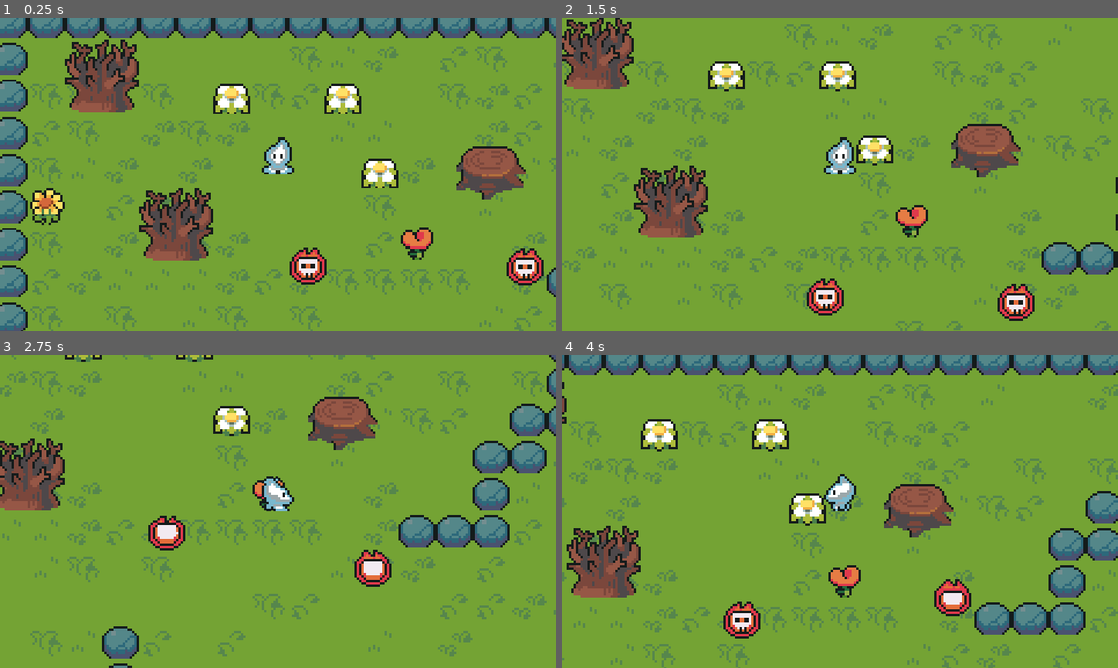
Above: before the commit, frames 1-4 (two rows, left to right).
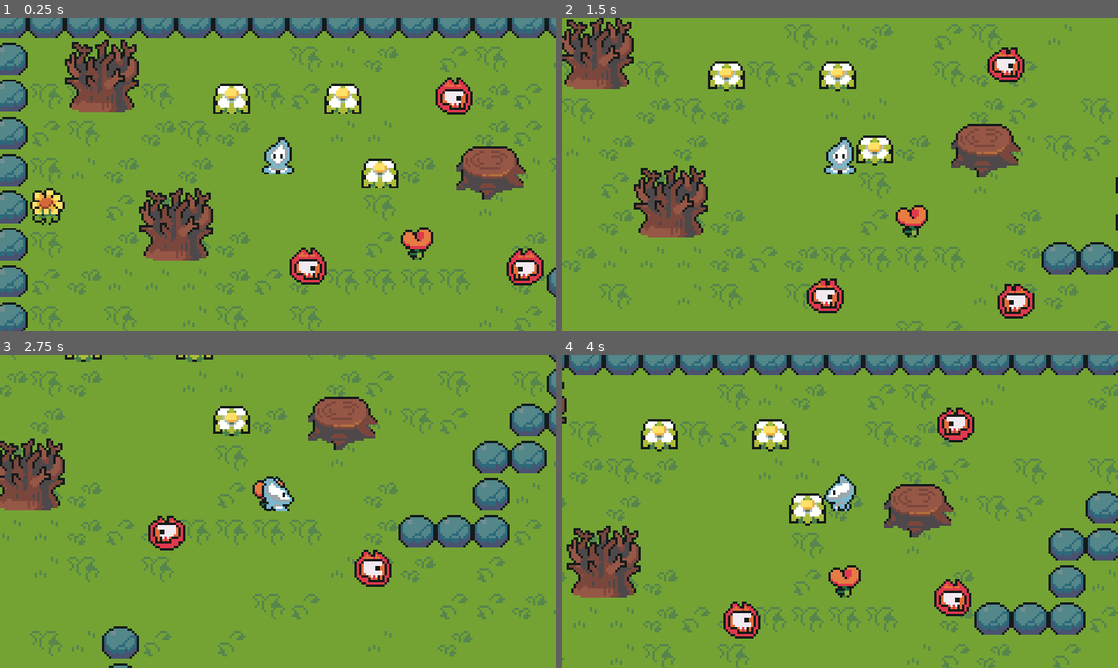
Above: after the commit, the same moments.

Repository: KadirKuruca/ActionRPG
Game: Godot game, scene res://scenes/world.tscn
Same seed, same stepped clock (60 frames per second), same inputs: the game is played once before the commit and once after it.
Inputs:
- Up to frame 1 (0.25 s): no input
- Up to frame 2 (1.5 s): hold Right (ui_right) 0.53-1.28 s; hold Down (ui_down) from 1.28 s (still down)
- Up to frame 3 (2.75 s): release Down (ui_down) at 2.03 s; hold Right (ui_right) from 2.03 s (still down)
- Up to frame 4 (4 s): release Right (ui_right) at 2.78 s; hold Up (ui_up) 2.78-3.53 s; hold Left (ui_left) from 3.53 s (still down)

The runs differ from the first frame. In frame 1, 1.1% of the frame differs, in the area x 52-97%, y 19-86%; in frame 2, 1.1%; in frame 3, 0.3%; in frame 4, 0.9%.

Commit message:
Implement player-enemy collision

Diff:
--- a/enemies/skull.gd
+++ b/enemies/skull.gd
@@ -25,11 +25,16 @@
 	startPosition = tempEnd
 
 func updateAnimation():
-	var animationName = "walk_up"
-	if velocity.y > 0:
-		animationName = "walk_down"
+	if velocity.length() == 0:
+		if animated_sprite_2d.is_playing():
+			animated_sprite_2d.stop()
+	else:
+		var direction = "down"
+		if velocity.x < 0: direction = "left"
+		elif velocity.x > 0: direction = "right"
+		elif velocity.y < 0: direction = "up"
 
-	animated_sprite_2d.play(animationName)
+		animated_sprite_2d.play("walk_" + direction)
 
 func _physics_process(delta):
 	updateVelocity()
--- a/enemies/skull.tscn
+++ b/enemies/skull.tscn
@@ -138,12 +138,31 @@
 "speed": 7.0
 }]
 
+[sub_resource type="CircleShape2D" id="CircleShape2D_0ttmh"]
+radius = 8.0
+
+[sub_resource type="CircleShape2D" id="CircleShape2D_bx3s0"]
+radius = 8.0
+
 [node name="Skull" type="CharacterBody2D"]
+z_index = 1
+position = Vector2(-1, 0)
+collision_layer = 2
+collision_mask = 2
 script = ExtResource("1_vmq05")
 
 [node name="AnimatedSprite2D" type="AnimatedSprite2D" parent="."]
 position = Vector2(0, -8)
 sprite_frames = SubResource("SpriteFrames_sdnt6")
 animation = &"walk_down"
-frame = 2
-frame_progress = 0.498182
+
+[node name="CollisionShape2D" type="CollisionShape2D" parent="."]
+position = Vector2(0, -9)
+shape = SubResource("CircleShape2D_0ttmh")
+
+[node name="HitBox" type="Area2D" parent="."]
+
+[node name="CollisionShape2D" type="CollisionShape2D" parent="HitBox"]
+position = Vector2(0, -9)
+shape = SubResource("CircleShape2D_bx3s0")
+debug_color = Color(0.886275, 0.301961, 0.360784, 0.419608)
--- a/player/player.gd
+++ b/player/player.gd
@@ -19,7 +19,18 @@
 
 		animation_player.play("walk_" + direction)
 
+func handleCollision():
+	for i in get_slide_collision_count():
+		var collision = get_slide_collision(i)
+		var collider = collision.get_collider()
+
 func _physics_process(delta):
 	handleInput()
 	move_and_slide()
+	handleCollision()
 	updateAnimation()
+
+
+func _on_hurt_box_area_entered(area):
+	if area.name == "HitBox":
+		print_debug(area.get_parent().name)
--- a/player/player.tscn
+++ b/player/player.tscn
@@ -102,6 +102,9 @@
 [sub_resource type="RectangleShape2D" id="RectangleShape2D_l4dei"]
 size = Vector2(14, 4)
 
+[sub_resource type="CircleShape2D" id="CircleShape2D_88dat"]
+radius = 8.0
+
 [node name="Player" type="CharacterBody2D"]
 texture_filter = 1
 script = ExtResource("1_a2o64")
@@ -120,3 +123,13 @@
 [node name="CollisionShape2D" type="CollisionShape2D" parent="."]
 position = Vector2(0, -2)
 shape = SubResource("RectangleShape2D_l4dei")
+
+[node name="HurtBox" type="Area2D" parent="."]
+collision_mask = 3
+
+[node name="CollisionShape2D" type="CollisionShape2D" parent="HurtBox"]
+position = Vector2(0, -7)
+shape = SubResource("CircleShape2D_88dat")
+debug_color = Color(0.886275, 0.258824, 0.52549, 0.419608)
+
+[connection signal="area_entered" from="HurtBox" to="." method="_on_hurt_box_area_entered"]
--- a/project.godot
+++ b/project.godot
@@ -58,6 +58,11 @@
 ]
 }
 
+[layer_names]
+
+2d_physics/layer_1="player"
+2d_physics/layer_2="enemy"
+
 [rendering]
 
 textures/canvas_textures/default_texture_filter=0
--- a/scenes/world.tscn
+++ b/scenes/world.tscn
@@ -2812,7 +2812,8 @@
 0:0/0/physics_layer_0/polygon_0/points = PackedVector2Array(-6.6875, -1.1875, 6.6875, -0.9375, 8, 8, -8, 8)
 
 [sub_resource type="TileSet" id="TileSet_kxlkh"]
-physics_layer_0/collision_layer = 1
+physics_layer_0/collision_layer = 3
+physics_layer_0/collision_mask = 3
 terrain_set_0/mode = 0
 terrain_set_0/terrain_0/name = "sand"
 terrain_set_0/terrain_0/color = Color(0.513726, 0.262745, 0.584314, 1)
@@ -2851,6 +2852,13 @@
 [node name="Marker2D" type="Marker2D" parent="TileMap/Skull2"]
 position = Vector2(-1, 41)
 
+[node name="Skull3" parent="TileMap" node_paths=PackedStringArray("endPoint") instance=ExtResource("6_16c0i")]
+position = Vector2(195, 49)
+endPoint = NodePath("Marker2D")
+
+[node name="Marker2D" type="Marker2D" parent="TileMap/Skull3"]
+position = Vector2(60, -8)
+
 [node name="Player" parent="TileMap" instance=ExtResource("1_hbr35")]
 z_index = 1
 y_sort_enabled = true
Not shown: 1 places in enemies/skull.tscn that only renumber resources
Not shown: 1 places in player/player.tscn that only renumber resources
